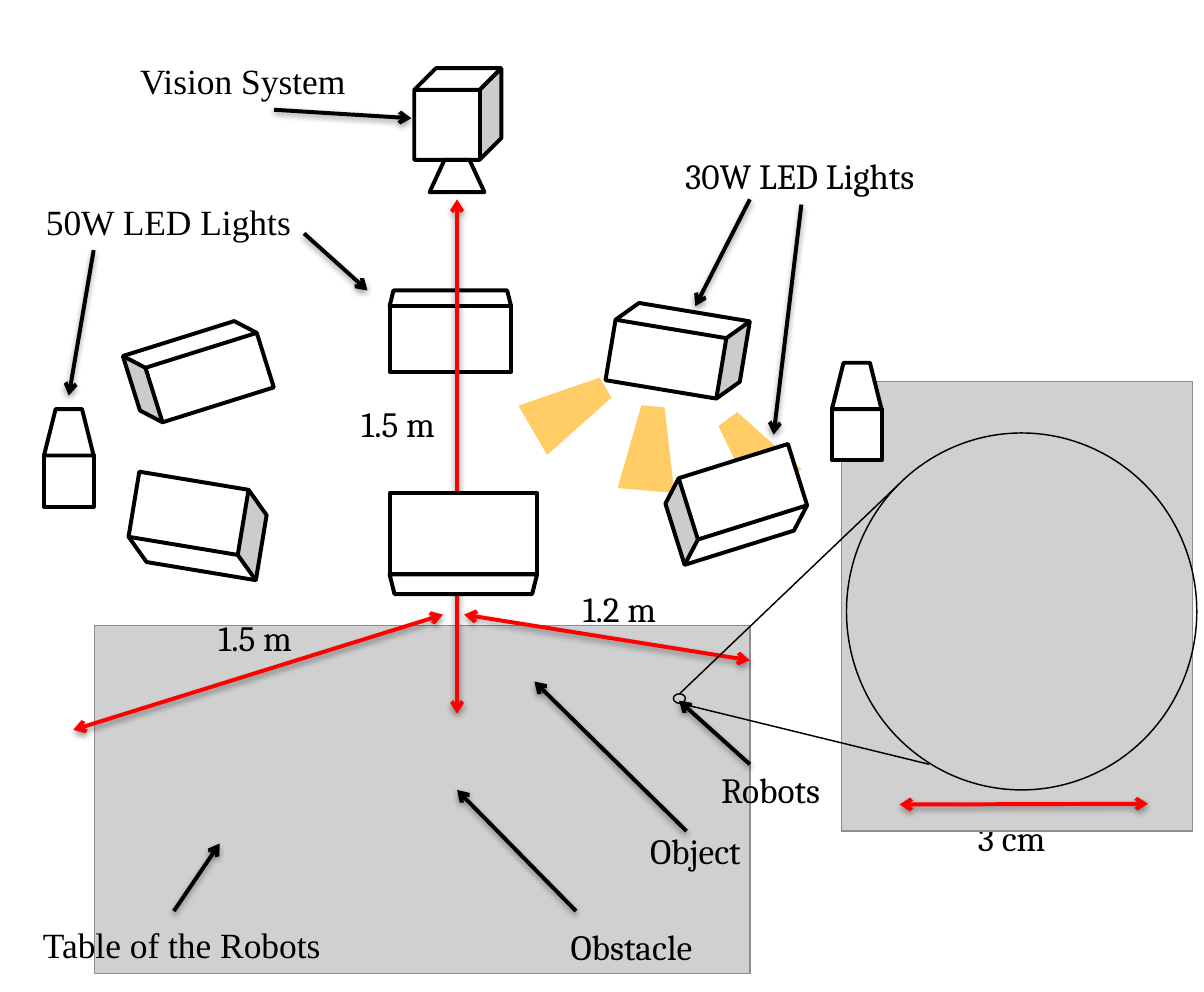
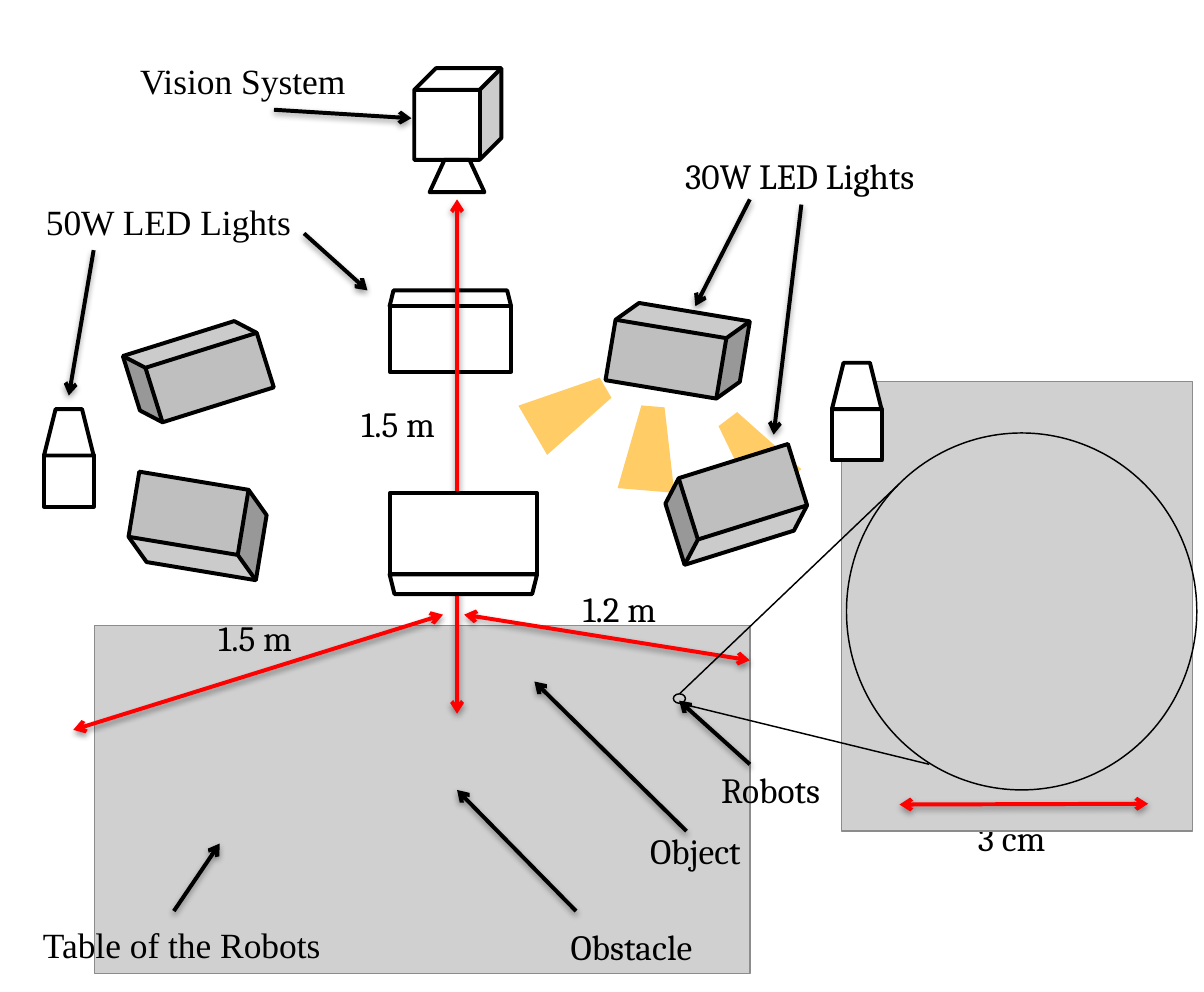
Before and after one commit to aabecker/SwarmPublications, a slide deck: slide 1 of journalSwarmControl/pictures/pdf/SetUp.pptx. Drawn at 1204x992 pixels with LibreOffice and Linux fonts; fonts in the diff are those of the drawing; grey boxes stand for pictures. Boxes give left, top, right and bottom in pixels: in the first picture for what was removed or moved away, otherwise in the second. Text is boxed around its words. In the diff, an @@ line names an element or a change of style, - is before the commit and + after.

```diff
--- a/journalSwarmControl/pictures/pdf/SetUp.pptx
+++ b/journalSwarmControl/pictures/pdf/SetUp.pptx
@@ fill #FFFFFF to #BFBFBF in 4 elements at box(606, 300, 751, 403), box(659, 444, 813, 565), box(125, 471, 271, 580), box(122, 316, 273, 428) @@
```
Also in this commit, not shown: 11 other files.
